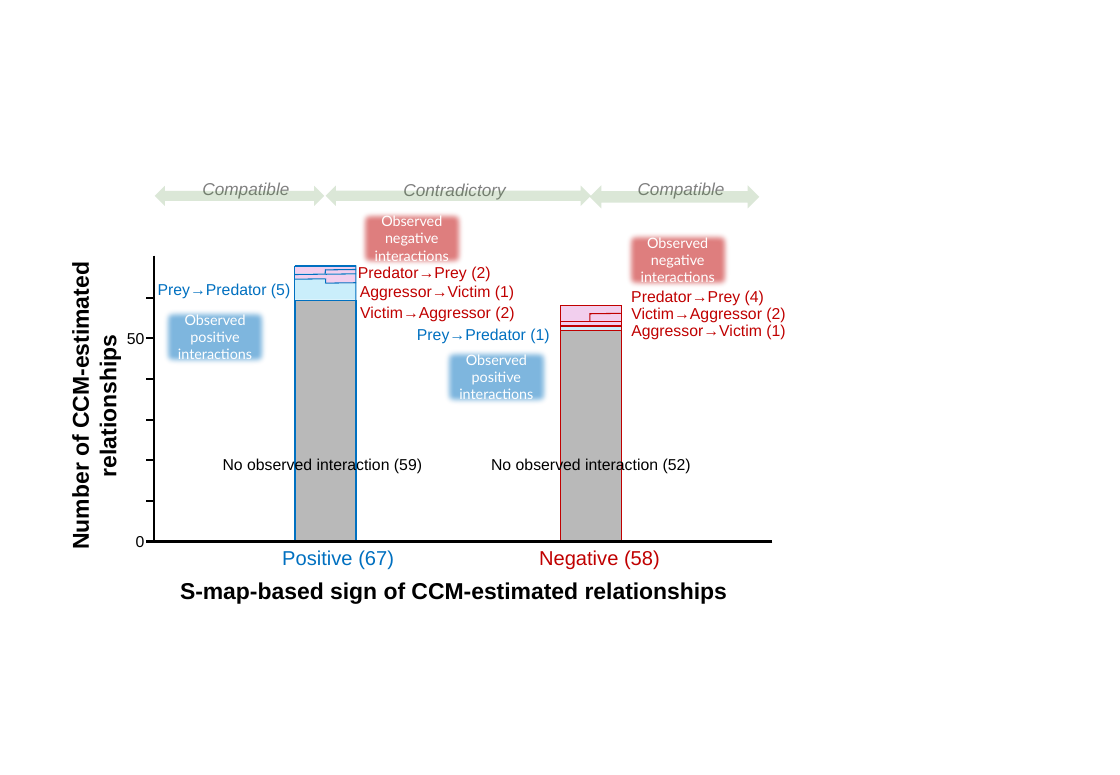
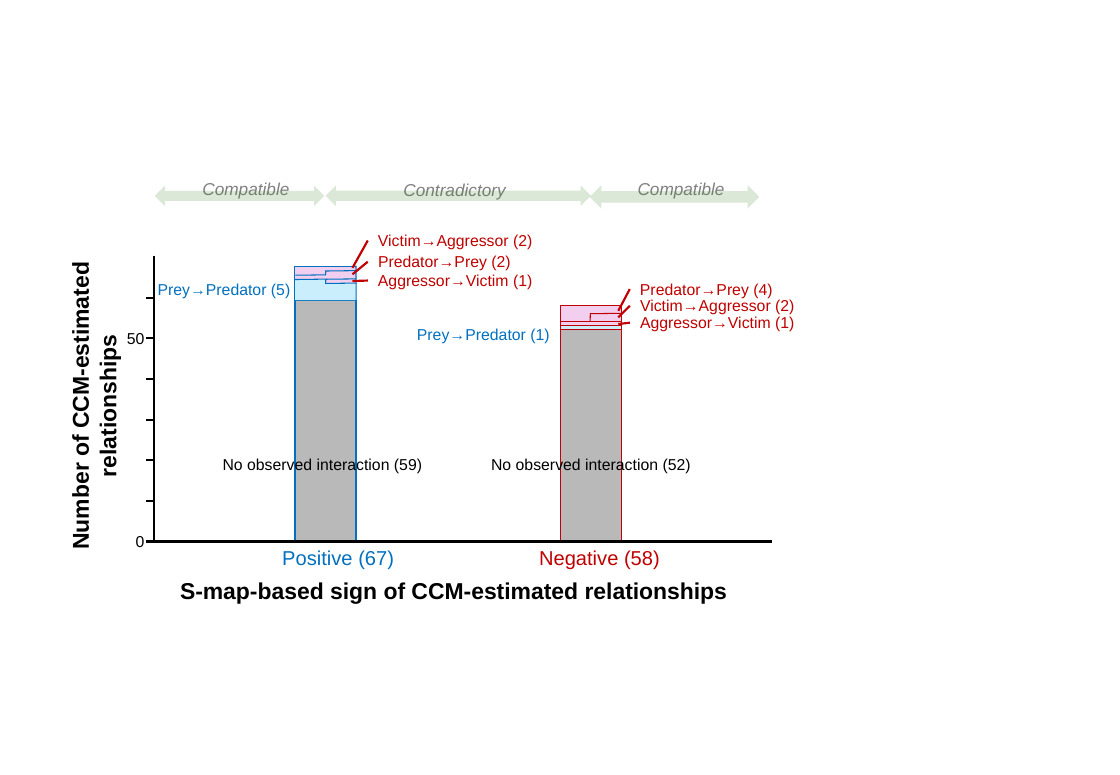
Before and after one commit to TKawaseScript/complex-interaction, a slide deck: slide 1 of 全ての出力結果/Fig4.pptx. Drawn at 1120x775 pixels with LibreOffice and Linux fonts; fonts in the diff are those of the drawing. Boxes give left, top, right and bottom in pixels: in the first picture for what was removed or moved away, otherwise in the second. Text is boxed around its words. In the diff, an @@ line names an element or a change of style, - is before the commit and + after.

```diff
--- a/全ての出力結果/Fig4.pptx
+++ b/全ての出力結果/Fig4.pptx
@@ text "Victim→Aggressor (2)": place and size @@
-text "Victim→Aggressor (2)" at [360, 306, 514, 322]
+text "Victim→Aggressor (2)" at [378, 234, 532, 250]
@@ text removed at [375, 213, 449, 264] @@
-Observed negative interactions
@@ rectangle removed at [623, 229, 734, 292] @@
-Observed negative interactions
@@ line added from (353, 274) to (368, 262), #C00000 1.5 pt @@
@@ line added from (353, 268) to (368, 241), #C00000 1.5 pt @@
@@ text "Aggressor→Victim (1)": place and size @@
-text "Aggressor→Victim (1)" at [360, 285, 514, 301]
+text "Aggressor→Victim (1)" at [378, 274, 532, 290]
@@ text "Predator→Prey (2)": place and size @@
-text "Predator→Prey (2)" at [358, 266, 490, 282]
+text "Predator→Prey (2)" at [378, 255, 510, 271]
@@ line moved from (326, 274) - (356, 274) to (326, 279) - (357, 279) @@
@@ line added from (353, 281) to (368, 281), #C00000 1.5 pt @@
@@ line added from (618, 311) to (630, 290), #C00000 1.5 pt @@
@@ text "Victim→Aggressor (2)": place and size @@
-text "Victim→Aggressor (2)" at [631, 307, 785, 323]
+text "Victim→Aggressor (2)" at [640, 299, 794, 315]
@@ text "Predator→Prey (4)": place and size @@
-text "Predator→Prey (4)" at [631, 290, 764, 306]
+text "Predator→Prey (4)" at [640, 283, 772, 299]
@@ text removed at [178, 312, 252, 362] @@
-Observed positive interactions
@@ line added from (618, 325) to (630, 323), #C00000 1.5 pt @@
@@ line added from (618, 317) to (630, 306), #C00000 1.5 pt @@
@@ text "Aggressor→Victim (1)": place and size @@
-text "Aggressor→Victim (1)" at [631, 324, 785, 340]
+text "Aggressor→Victim (1)" at [640, 316, 794, 332]
@@ text removed at [459, 352, 533, 402] @@
-Observed positive interactions
```
Also in this commit, not shown: 1 other file.
